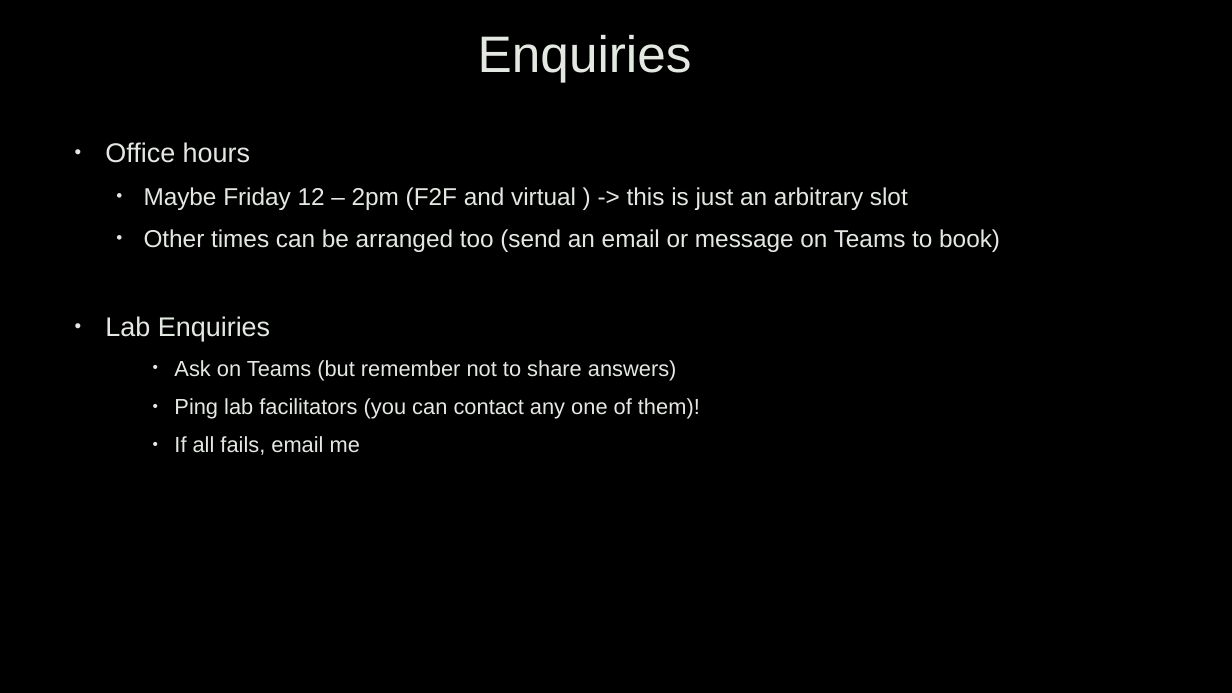
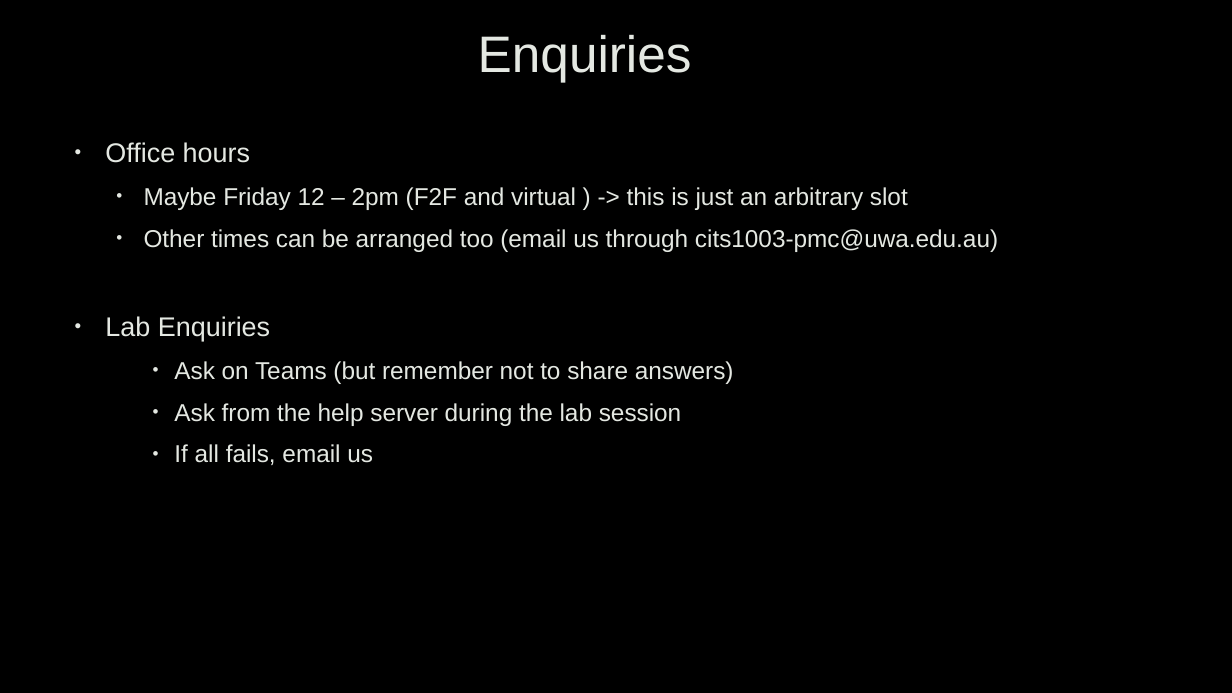
Before and after one commit to uwacyber/cits1003, a slide deck: slide 28 of cits1003-lecture_slides/CITS1003-0 Overview.pptx (slide 27 before the commit). Drawn at 1232x693 pixels with LibreOffice and Linux fonts; fonts in the diff are those of the drawing; background and template pictures are left out. Boxes give left, top, right and bottom in pixels: in the first picture for what was removed or moved away, otherwise in the second. Text is boxed around its words. In the diff, an @@ line names an element or a change of style, - is before the commit and + after.

```diff
--- a/cits1003-lecture_slides/CITS1003-0 Overview.pptx
+++ b/cits1003-lecture_slides/CITS1003-0 Overview.pptx
@@ text at (x1=144, y1=229, x2=998, y2=252): text changed @@
-  • Other times can be arranged too (send an email or message on Teams to book)
+  • Other times can be arranged too (email us through cits1003-pmc@uwa.edu.au)
@@ text at (x1=174, y1=361, x2=734, y2=384): size 17 to 19 pt in "Ask on Teams (but remember not to ..." @@
@@ text at (x1=174, y1=403, x2=682, y2=465): text changed; size 17 to 19 pt @@
-    • Ping lab facilitators (you can contact any one of them)!
-    • If all fails, email me
+    • Ask from the help server during the lab session
+    • If all fails, email us
```
Also in this commit, not shown: 29 other slides changed, 1 slide added, 1 slide removed.
